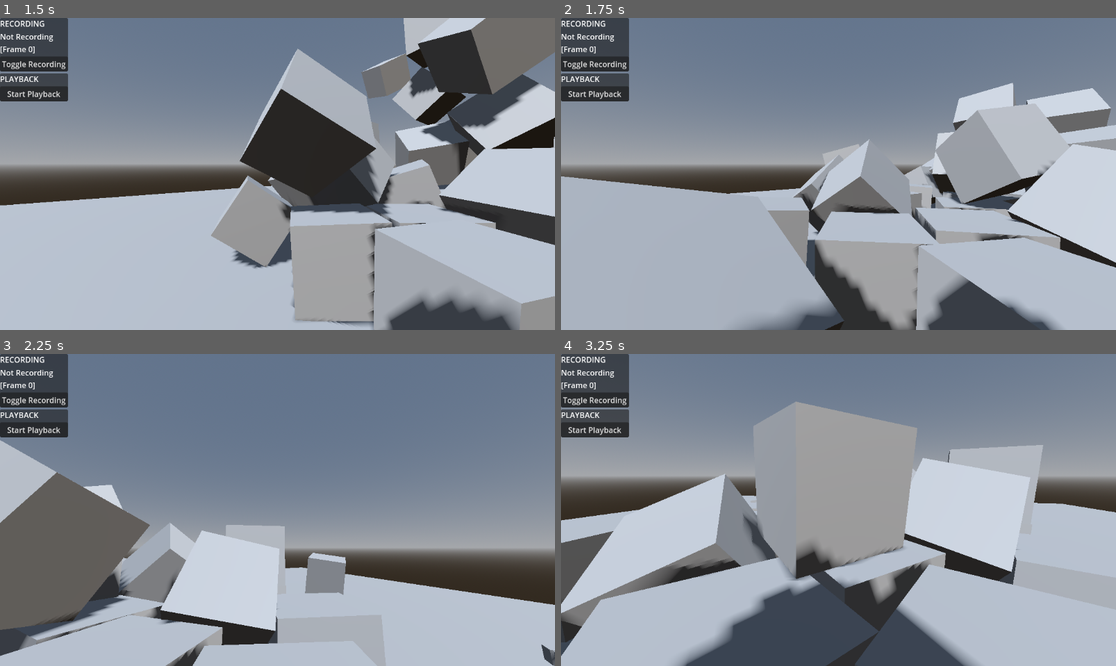
Above: before the commit, frames 1-4 (two rows, left to right).
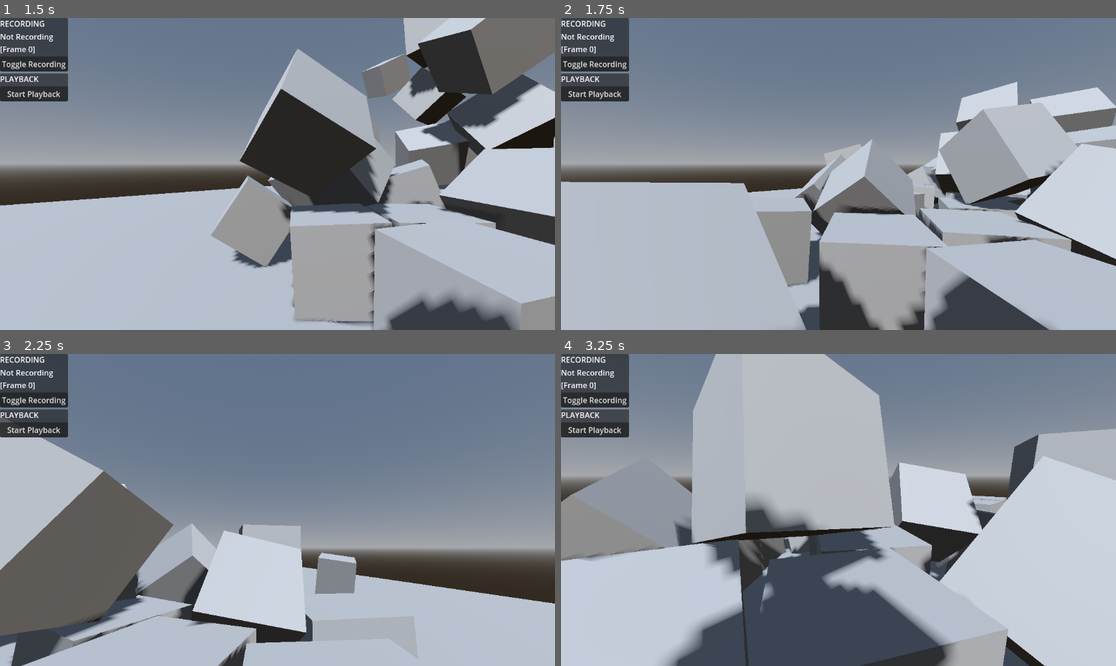
Above: after the commit, the same moments.

Repository: Brettehwarrior/fren-makes-a-movie
Game: Godot game, scene res://scenes/test/trent/state_recording/level_state_recording.tscn
Two runs of this game, one before a commit and one after it. Both use one fixed random seed, a clock stepped at 60 frames per second and the inputs below.
Inputs (mouse positions are in pixels of both pictures, inside the frame that each line leads up to):
- Up to frame 1 (1.5 s): move the mouse to (305, 174) at 0.52 s; hold W (move_up) from 0.53 s (still down); move the mouse to (249, 174) at 1.27 s
- Up to frame 2 (1.75 s): keep holding W (move_up)
- Up to frame 3 (2.25 s): keep holding W (move_up); move the mouse to (288, 503) at 2.02 s
- Up to frame 4 (3.25 s): keep holding W (move_up); move the mouse to (832, 516) at 2.77 s

Frame 1 is identical in both runs. In frame 2, 8.1% of the frame differs, in the area x 0-100%, y 20-100%; in frame 3, 13%; in frame 4, 46%, in the area x 0-100%, y 0-100%.

Commit message:
Allow fren to push boxes when walking into them

Diff:
--- a/scenes/objects/character/fren/fren.gd
+++ b/scenes/objects/character/fren/fren.gd
@@ -6,6 +6,7 @@
 @export var walk_acceleration : float
 @export var max_walk_speed : float
 @export_range(0, 1) var walk_friction : float
+@export var rigid_body_push_force : float
 
 var _velocity : Vector3
 
@@ -40,6 +41,14 @@
 	if ReplayManager.is_playing_back():
 		return
 
+	_process_horizontal_velocity(delta)
+
+	move_and_slide()
+
+	_push_rigid_bodies()
+
+func _process_horizontal_velocity(delta : float) -> void:
+
 	var horizontal_input = input.get_horizontal_input()
 	var movement_vector = Vector3(horizontal_input.x, 0, horizontal_input.y)
 	var horizontal_acceleration = walk_acceleration * movement_vector * delta
@@ -56,4 +65,13 @@
 	velocity.x *= walk_friction
 	velocity.z *= walk_friction
 
-	move_and_slide()
+
+func _push_rigid_bodies() -> void:
+	for i in get_slide_collision_count():
+		var collision = get_slide_collision(i)
+		var collider = collision.get_collider()
+		if collider is RigidBody3D:
+			var push_amount = -collision.get_normal() * rigid_body_push_force
+			collider.apply_central_impulse(-collision.get_normal() * rigid_body_push_force)
+			if input.get_horizontal_input().length() > 0:
+				velocity += Vector3(push_amount.x, 0, push_amount.z)
--- a/scenes/objects/character/fren/fren.tscn
+++ b/scenes/objects/character/fren/fren.tscn
@@ -16,6 +16,7 @@
 walk_acceleration = 700.0
 max_walk_speed = 5000.0
 walk_friction = 0.95
+rigid_body_push_force = 1.0
 
 [node name="CameraFollowPoint" type="Node3D" parent="."]
 transform = Transform3D(1, 0, 0, 0, 1, 0, 0, 0, 1, 0, 0.596922, 0)
